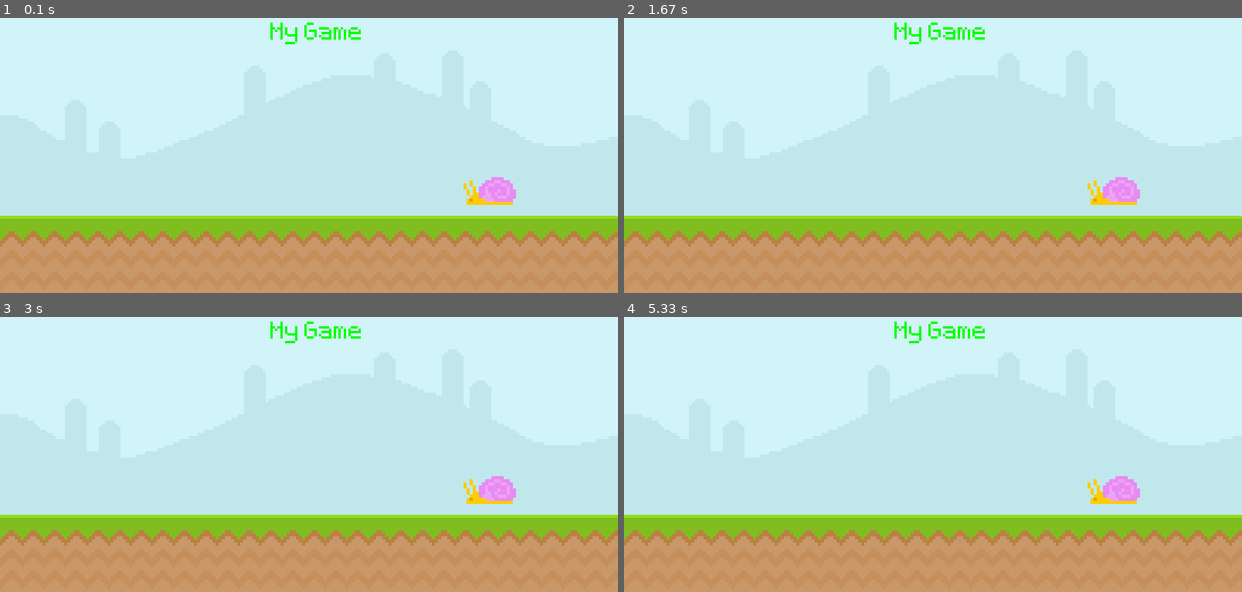
Above: before the commit, frames 1-4 (two rows, left to right).
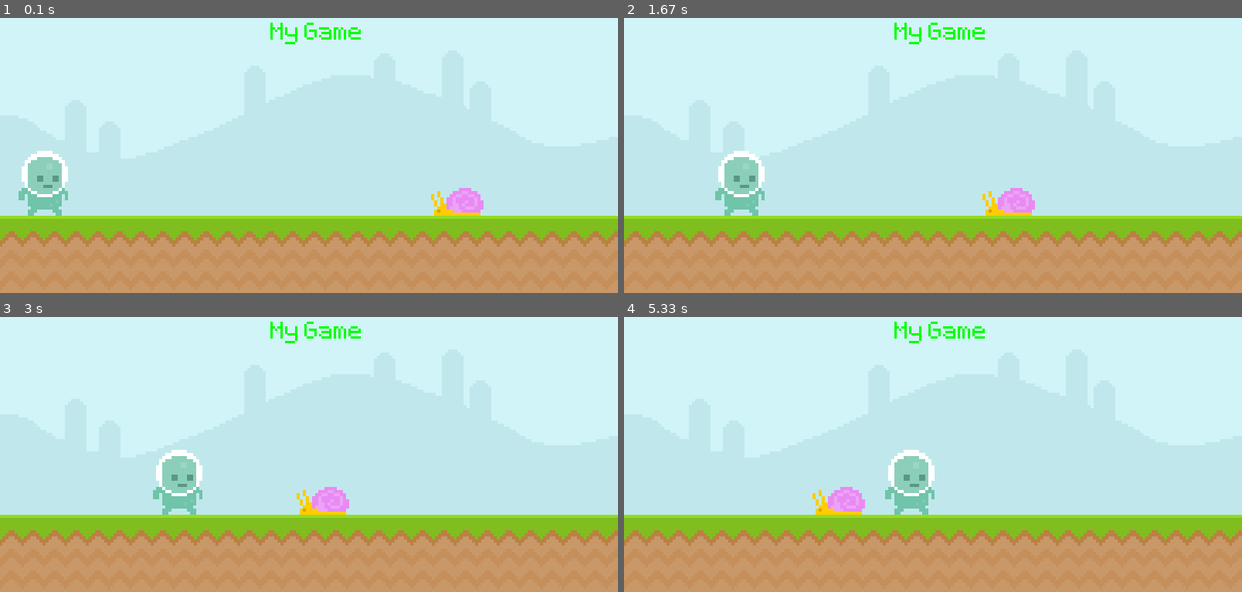
Above: after the commit, the same moments.

Repository: rustavellyne/pygame
Game: pygame game, started from main.py
The game is run twice, just before and just after one commit, with the same random seed, the same clock (stepped at 60 frames per second) and the same inputs.
Inputs:
- Up to frame 1 (0.1 s): no input
- Up to frame 2 (1.67 s): no input
- Up to frame 3 (3 s): no input
- Up to frame 4 (5.33 s): no input

The runs differ from the first frame. In frame 1, 2.6% of the frame differs, in the area x 3-84%, y 48-72%; in frame 2, 2.7%, in the area x 14-84%, y 48-72%; in frame 3, 2.7%; in frame 4, 2.7%.

Commit message:
add player rectangle

Diff:
--- a/main.py
+++ b/main.py
@@ -10,7 +10,11 @@
 sky_surface = pygame.image.load('./assets/graphics/Sky.png').convert()
 ground_surface = pygame.image.load('./assets/graphics/ground.png').convert()
 text_surface = main_font.render('My Game', False, 'Green')
+
 snail_surface = pygame.image.load('./assets/graphics/snail/snail1.png').convert_alpha()
+snail_rect = snail_surface.get_rect(midbottom=(600, 300));
+player_surface = pygame.image.load('./assets/graphics/Player/player_walk_1.png').convert_alpha()
+player_rect = player_surface.get_rect(midbottom=(50,300))
 
 while True:
     for event in pygame.event.get():
@@ -21,7 +25,14 @@
     screen.blit(sky_surface, (0, 0))
     screen.blit(ground_surface, (0, 300))
     screen.blit(text_surface, (350, 50))
-    screen.blit(snail_surface, (600, 250))
+    if snail_rect.left < -100:
+        snail_rect.left = 800
+    if player_rect.left > 800:
+        player_rect.left = -50
+    snail_rect.left -= 1
+    player_rect.left += 1
+    screen.blit(snail_surface, snail_rect)
+    screen.blit(player_surface, player_rect)
     # draw all elements
     # update everything
     pygame.display.update()
